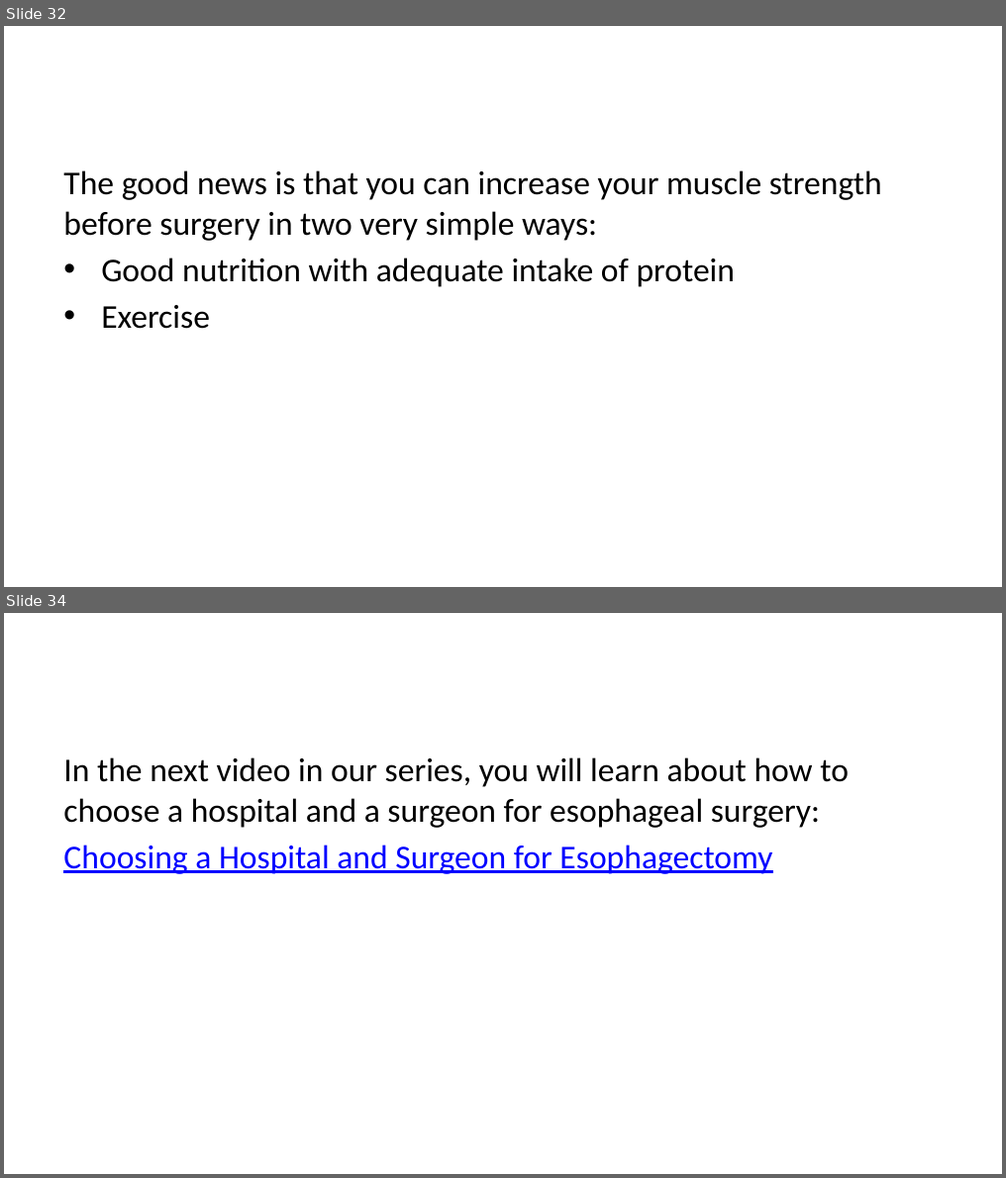
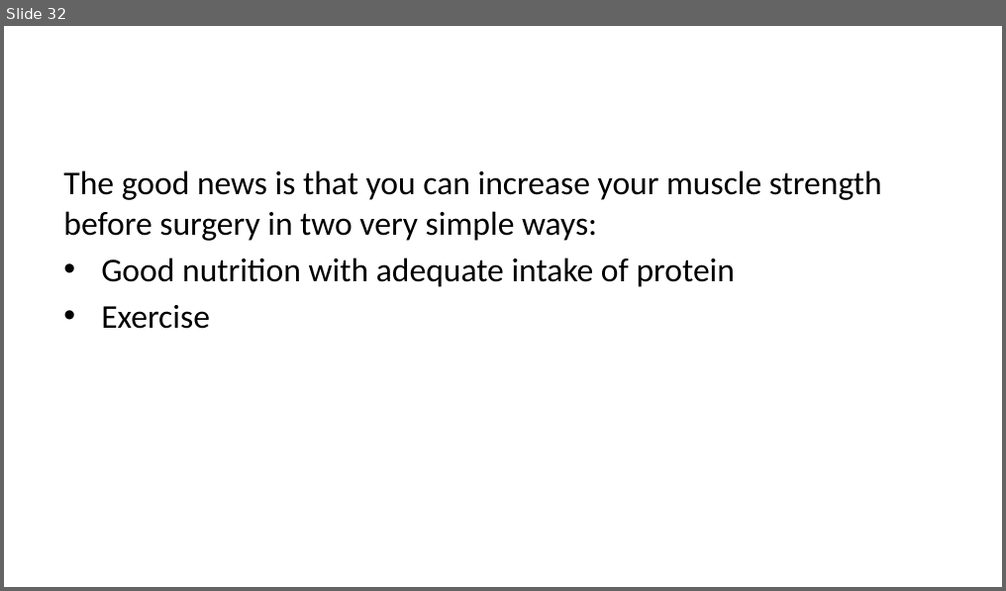
Before and after one commit to jcsalo/patient_education, a slide deck: lci_surgery.pptx. Shown one above the other, each under a label of ours: slides 32 and 34 before the commit, slide 32 after it; the slides between them are not shown. The pictures are 1006x1178 and 1006x591 pixels, drawn with LibreOffice and Linux fonts; fonts in the diff are those of the drawing. Boxes give left, top, right and bottom in pixels: in the first picture for what was removed or moved away, otherwise in the second. Text is boxed around its words. In the diff, an @@ line names an element or a change of style, - is before the commit and + after.

```diff
--- a/lci_surgery.pptx
+++ b/lci_surgery.pptx
@@ slide 34 removed at [4,613,1002,1174], background #FFFFFF @@
@@ text removed at [63,758,848,874] @@
-In the next video in our series, you will learn about how to choose a hospital and a surgeon for esophageal surgery:
-Choosing a Hospital and Surgeon for Esophagectomy
```
Also in this commit, not shown: 1 slide changed, 10 slides added, 2 other slides removed, 34 other files.
